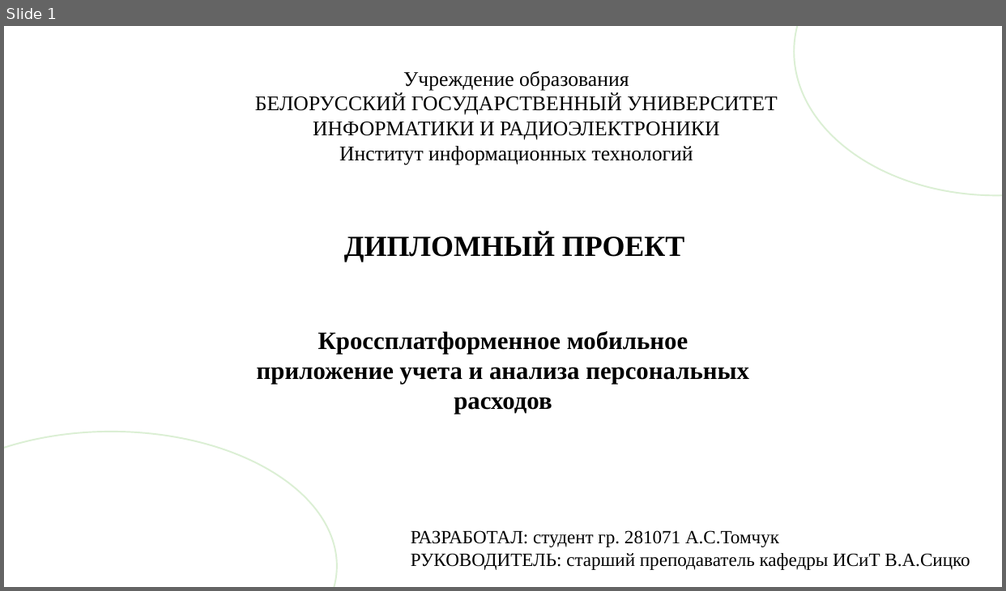
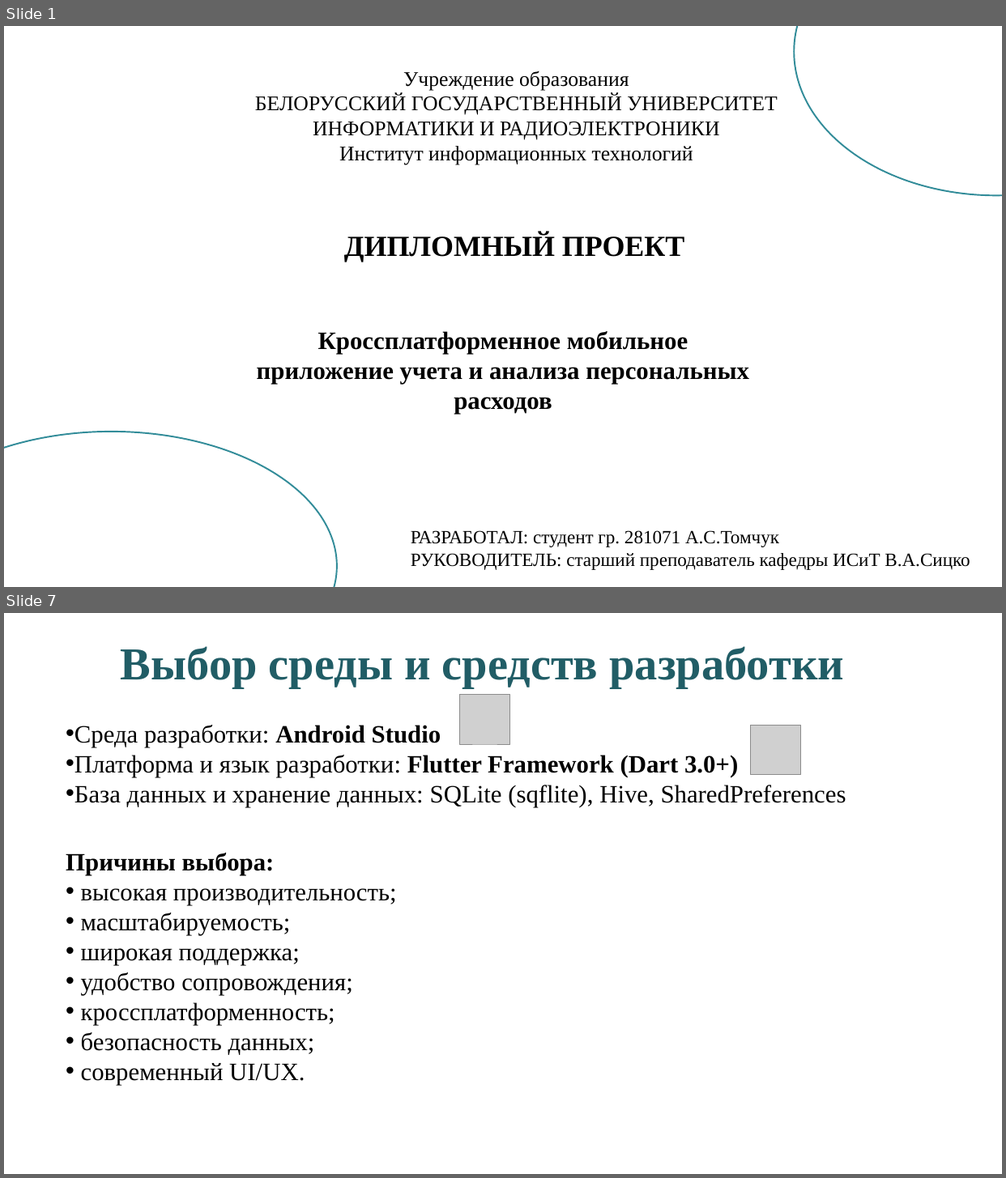
Before and after one commit to nastyatomchuk/diplom, a slide deck: Томчук А.С. Презентация.pptx. Shown one above the other, each under a label of ours: slide 1 before the commit, slides 1 and 7 after it; the slides between them are not shown. The pictures are 1006x591 and 1006x1178 pixels, drawn with LibreOffice and Linux fonts; fonts in the diff are those of the drawing; grey boxes stand for pictures. Boxes give left, top, right and bottom in pixels: in the first picture for what was removed or moved away, otherwise in the second. Text is boxed around its words. In the diff, an @@ line names an element or a change of style, - is before the commit and + after.

```diff
--- a/Томчук А.С. Презентация.pptx
+++ b/Томчук А.С. Презентация.pptx
@@ slide 7 added at bbox=[4, 613, 1002, 1174], background #FFFFFF @@
@@ text added at bbox=[121, 646, 844, 688], 44 pt, text #215D66, bold @@
+Выбор среды и средств разработки
@@ picture added at bbox=[460, 695, 510, 745] @@
@@ text added at bbox=[74, 725, 846, 807], 24 pt, text #000000 @@
+• Среда разработки: Android Studio
+• Платформа и язык разработки: Flutter Framework (Dart 3.0+)
+• База данных и хранение данных: SQLite (sqflite), Hive, SharedPreferences
@@ picture added at bbox=[750, 726, 800, 776] @@
@@ text added at bbox=[66, 853, 397, 1085], 24 pt, text #000000 @@
+Причины выбора:
+• высокая производительность;
+• масштабируемость;
+• широкая поддержка;
+• удобство сопровождения;
+• кроссплатформенность;
+• безопасность данных;
+• современный UI/UX.
@@ rectangle added at bbox=[30, 974, 46, 1089], fill #FFFFFF @@
@@ slide 1 changed as well @@
@@ ellipse at bbox=[794, 26, 1002, 196]: outline #DBEFD4 1.5 pt to #328C99 1.5 pt @@
@@ ellipse at bbox=[4, 432, 337, 587]: outline #DBEFD4 1.5 pt to #328C99 1.5 pt @@
```
Also in this commit, not shown: 1 other slide changed, 15 other slides added, 9 slides removed, 3 other files.
